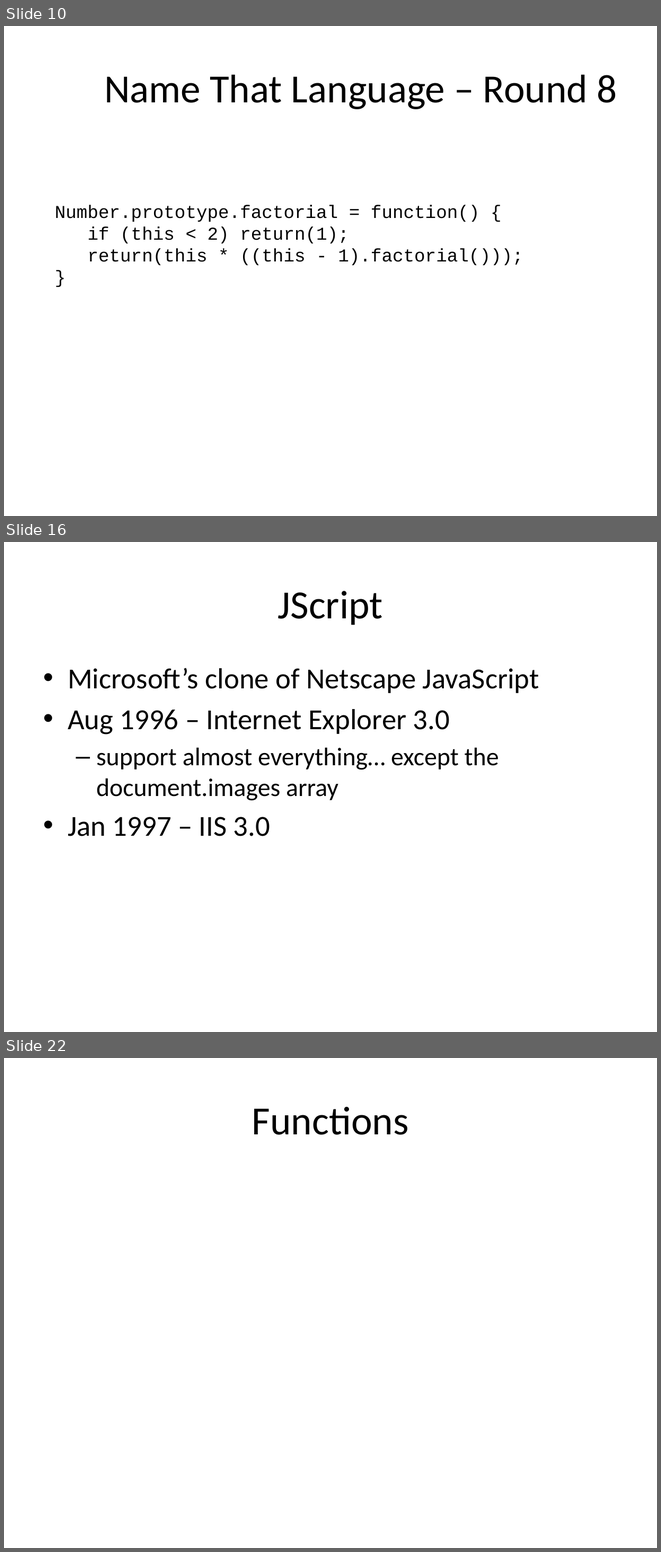
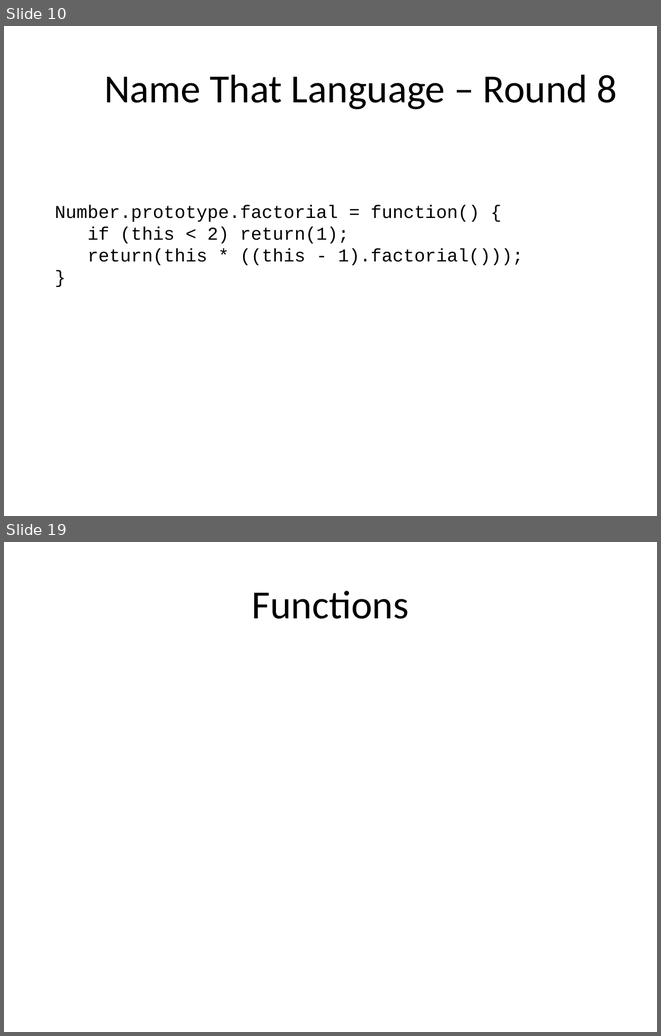
Before and after one commit to dylanbeattie/SoKnowJS, a slide deck: Slides/So You Think You Know Javascript.pptx. Shown one above the other, each under a label of ours: slides 10, 16 and 22 before the commit, slides 10 and 19 after it; the slides between them are not shown. The pictures are 661x1552 and 661x1036 pixels, drawn with LibreOffice and Linux fonts; fonts in the diff are those of the drawing. Boxes give left, top, right and bottom in pixels: in the first picture for what was removed or moved away, otherwise in the second. Text is boxed around its words. In the diff, an @@ line names an element or a change of style, - is before the commit and + after.

```diff
--- a/Slides/So You Think You Know Javascript.pptx
+++ b/Slides/So You Think You Know Javascript.pptx
@@ slide 16 removed at <box>4,542,657,1032</box>, background #FFFFFF @@
@@ title removed at <box>278,591,383,625</box> @@
-JScript
@@ text removed at <box>68,668,539,836</box> @@
-• Microsoft’s clone of Netscape JavaScript
-• Aug 1996 – Internet Explorer 3.0
-  – support almost everything… except the document.images array
-• Jan 1997 – IIS 3.0
@@ what was slide 22 is now slide 19 @@
```
Also in this commit, not shown: 3 slides changed, 9 slides added, 9 other slides removed, 3 other files.
